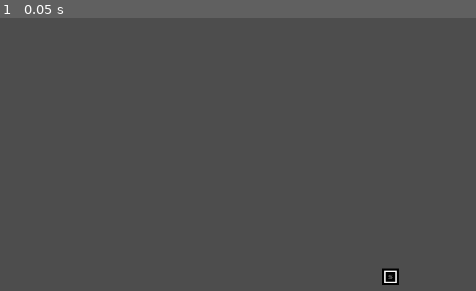
Above: before the commit, frame 1.
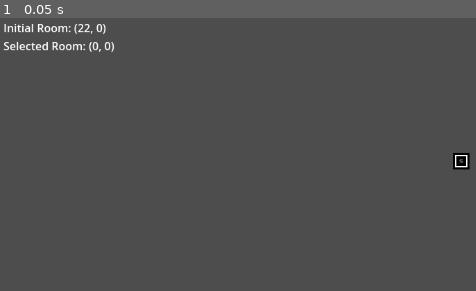
Above: after the commit, the same moment.

Repository: ionn232/Procedural-Generation-Applied-to-Metroidvania-Level-Design
Game: Godot game, scene res://scene/main_scene.tscn
Same seed, same stepped clock (60 frames per second), same inputs: the game is played once before the commit and once after it.
Inputs:
- Up to frame 1 (0.05 s): no input

The runs differ from the first frame. In frame 1, 1.1% of the frame differs, in the area x 0-99%, y 2-98%.

Commit message:
traversable area implementation DFS

Diff:
--- a/scene/layout_display.gd
+++ b/class/layout_display.gd
@@ -16,7 +16,11 @@
 
 #map rendering procedure
 func _process(delta: float) -> void:
+	#var mouse_coords = tilemap.get_cell_atlas_coords(Vector2i(0, 0))
+	#var mouse_coords = tilemap.local_to_map(get_local_mouse_position())
+	#print(mouse_coords)
 	tilemap.clear()
+	#tilemap.modulate = Color(1,0.4,0.35,1)
 	var rooms = Map.rooms
 	for column in rooms:
 		for room:Room in column:
--- /dev/null
+++ b/class/main_scene.gd
@@ -0,0 +1,15 @@
+extends Node2D
+
+@onready var room_selection: Label = $RoomSelection
+
+var initial_room:Vector2i = Vector2i(0, 0)
+var selected_room:Vector2i = Vector2i(0,0)
+
+# Called when the node enters the scene tree for the first time.
+func _ready() -> void:
+	pass # Replace with function body.
+
+
+# Called every frame. 'delta' is the elapsed time since the previous frame.
+func _process(delta: float) -> void:
+	room_selection.text = 'Initial Room: ' + str(Map.initial_room.grid_pos) + '\nSelected Room: (0, 0)'
--- a/class/map_generator.gd
+++ b/class/map_generator.gd
@@ -1,8 +1,8 @@
 class_name MapGenerator
 extends Node2D
 
-@export var map_size_x:int = 40
-@export var map_size_y:int = 35
+@export var map_size_x:int
+@export var map_size_y:int
 
 func main_process() -> void:
 	Map.initialize_map(map_size_x, map_size_y)
@@ -11,11 +11,12 @@
 	var finished_rooms : Array[Room] = []
 
 	#initial room initialization
-	var starting_coords:Vector2i = Vector2i(randi_range(0, map_size_x - 1), randi_range(0, map_size_y - 1))
+	var starting_coords:Vector2i = Vector2i(randi_range(0, map_size_x - 1), 0)
 	var initial_room = Room.new()
 	initial_room.define_data(starting_coords, 'initial room;')
 	undefined_rooms.push_back(initial_room)
 	Map.rooms[starting_coords.x][starting_coords.y] = initial_room
+	Map.initial_room = initial_room
 
 	#room generation procedure (first pass)
 	while undefined_rooms.front() != null:
@@ -35,7 +36,7 @@
 		finished_rooms.push_back(finished_room)
 		DEBUG_check_borders(finished_room)
 
-	DEBUG_check_paths()
+	DEBUG_check_paths(finished_rooms)
 
 #checks if a position is out of bounds, and if it is modifies the adjacent room's connecting direction into a wall
 #TODO: creo que no es necesario convertir en muros. Testear. Si no es necesario sustituir por la funcion en Utils
@@ -64,9 +65,15 @@
 	print('left: ', room.borders[Utils.direction.LEFT])
 	print('right: ', room.borders[Utils.direction.RIGHT])
 
-func DEBUG_check_paths():
+func DEBUG_check_paths(finished_rooms:Array[Room]):
 	print('---------------------------checking paths------------------------')
-	print('TODO')
+	var trueCount:int = 0
+	for room:Room in finished_rooms:
+		var traversable:bool = traversableArea.exists_path(Map.initial_room.grid_pos, room.grid_pos)
+		if (traversable):
+			trueCount += 1
+
+	print('number of traversable rooms (including starting): ', trueCount)
 
 # Called when the node enters the scene tree for the first time.
 func _ready() -> void:
--- a/class/locked_door.gd
+++ b/resources/locked_door.gd
@@ -1,5 +1,5 @@
 class_name LockedDoor
-extends Node2D
+extends Resource
 
 
 # Called when the node enters the scene tree for the first time.
--- a/resources/map.gd
+++ b/resources/map.gd
@@ -4,6 +4,8 @@
 static var rooms:Array[Array] = []
 static var map_size_x:int
 static var map_size_y:int
+
+static var initial_room:Room
 
 static func initialize_map(size_x:int, size_y:int):
 	map_size_x = size_x
--- a/class/room.gd
+++ b/resources/room.gd
@@ -1,5 +1,5 @@
 class_name Room
-extends Node2D
+extends Resource
 
 var grid_pos:Vector2i
 #up, down, left, right
--- a/resources/traversable_area.gd
+++ b/resources/traversable_area.gd
@@ -3,13 +3,17 @@
 
 #TODO: improve shitty DFS implementation using better algorithm
 #TODO: consider gates with an input key list
-func exists_path(pos0:Vector2i, pos1:Vector2i) -> bool:
+#TODO: optimize seen array by removing dynamic memory allocation
+static func exists_path(pos0:Vector2i, pos1:Vector2i) -> bool:
 	var rooms = Map.rooms
 	var queue : Array[Room] = []
+	var seen : Array[Room] = []
 
 	if (!(is_room_valid(pos0) && is_room_valid(pos1))):
 		print('❌ ERROR invalid position(s) at method traversableArea.exists_path for coords: ', pos0, pos1)
 		return false
+
+	queue.push_back(Map.rooms[pos0.x][pos0.y])
 
 	while (queue.front() != null):
 		var current_room:Room = queue.pop_front()
@@ -18,13 +22,16 @@
 		else:
 			for direction in Utils.direction.values():
 				var wall_type = current_room.borders[direction]
-				if (wall_type == Utils.border_type.WALL):
+				if (wall_type == Utils.border_type.EMPTY && seen.find(current_room) == -1 ):
 					var direction_vec = Utils.border_to_vec2i(direction)
 					var adjacent_pos = current_room.grid_pos + direction_vec
 					queue.push_back(Map.rooms[adjacent_pos.x][adjacent_pos.y])
+		seen.push_back(current_room)
 	return false
 
-func is_room_valid(pos:Vector2i) -> bool:
+#internal use only. Do not call outside traversableArea script.
+#TODO: como coño se hace una funcion privada
+static func is_room_valid(pos:Vector2i) -> bool:
 	if (!Utils.is_pos_inside_map(pos)):
 		return false
 	if (!Map.rooms[pos.x][pos.y]):
--- /dev/null
+++ b/resources/zone.gd
@@ -0,0 +1,5 @@
+class_name zone
+extends Resource
+
+
+var rooms: Array[Room]
--- a/scene/layout_display.tscn
+++ b/scene/layout_display.tscn
@@ -1,6 +1,6 @@
 [gd_scene load_steps=3 format=3 uid="uid://ocnc86sdjvvv"]
 
-[ext_resource type="Script" path="res://scene/layout_display.gd" id="1_auwf0"]
+[ext_resource type="Script" path="res://class/layout_display.gd" id="1_auwf0"]
 [ext_resource type="TileSet" uid="uid://bb1r74h5164y5" path="res://game_specific_resources/layout_tilemaps/Style C/tileset.tres" id="2_6b0kb"]
 
 [node name="LayoutDisplay" type="Node2D"]
--- a/scene/locked_door.tscn
+++ b/scene/locked_door.tscn
@@ -1,6 +1,6 @@
 [gd_scene load_steps=2 format=3 uid="uid://ynnprj64hsx0"]
 
-[ext_resource type="Script" path="res://class/locked_door.gd" id="1_1y87k"]
+[ext_resource type="Script" path="res://resources/locked_door.gd" id="1_1y87k"]
 
 [node name="LockedDoor" type="Node2D"]
 script = ExtResource("1_1y87k")
--- a/scene/main_scene.tscn
+++ b/scene/main_scene.tscn
@@ -1,14 +1,27 @@
-[gd_scene load_steps=3 format=3 uid="uid://du4oigwo0e2wf"]
+[gd_scene load_steps=4 format=3 uid="uid://du4oigwo0e2wf"]
 
 [ext_resource type="PackedScene" uid="uid://bj1kuktkg5o3x" path="res://scene/map_generator.tscn" id="1_6rntq"]
+[ext_resource type="Script" path="res://class/main_scene.gd" id="1_gbq8f"]
 [ext_resource type="PackedScene" uid="uid://ocnc86sdjvvv" path="res://scene/layout_display.tscn" id="2_qa15b"]
 
 [node name="MainScene" type="Node2D"]
+script = ExtResource("1_gbq8f")
 
 [node name="MapGenerator" parent="." instance=ExtResource("1_6rntq")]
+map_size_x = 35
+map_size_y = 25
 
 [node name="LayoutDisplay" parent="." node_paths=PackedStringArray("generator") instance=ExtResource("2_qa15b")]
 generator = NodePath("../MapGenerator")
 
 [node name="Camera2D" type="Camera2D" parent="."]
-position = Vector2(529, 257)
+position = Vector2(267, 120)
+
+[node name="RoomSelection" type="Label" parent="."]
+offset_left = -304.0
+offset_top = -200.0
+offset_right = -144.0
+offset_bottom = -151.0
+text = "Initial Room: (0,0)
+Selected Room: (0, 0)"
+metadata/_edit_use_anchors_ = true
